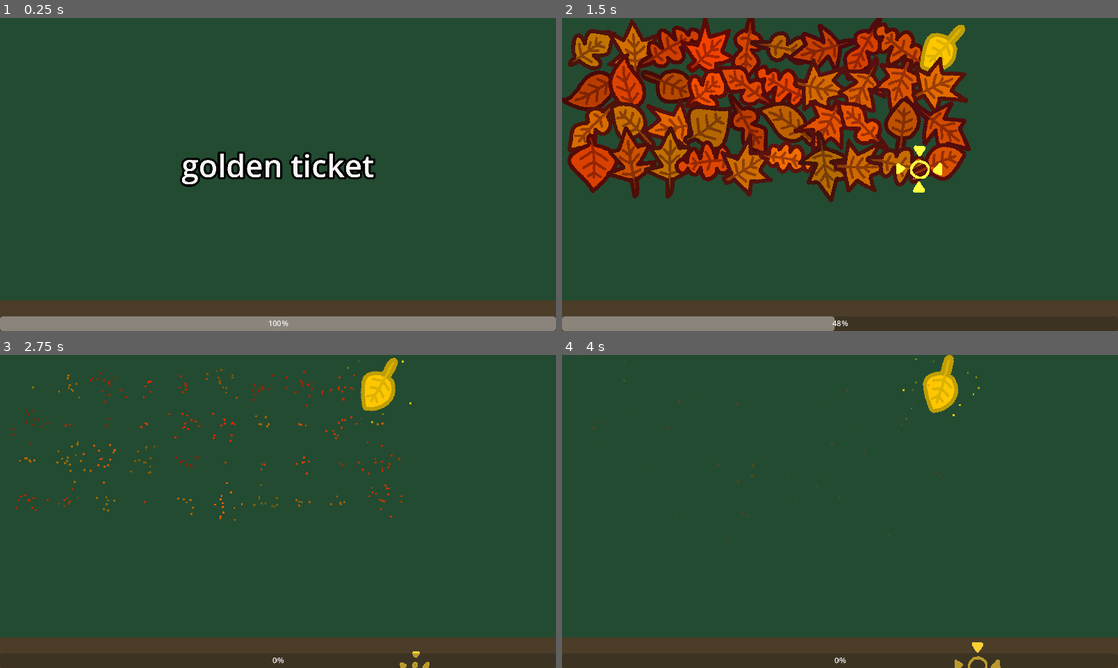
Above: before the commit, frames 1-4 (two rows, left to right).
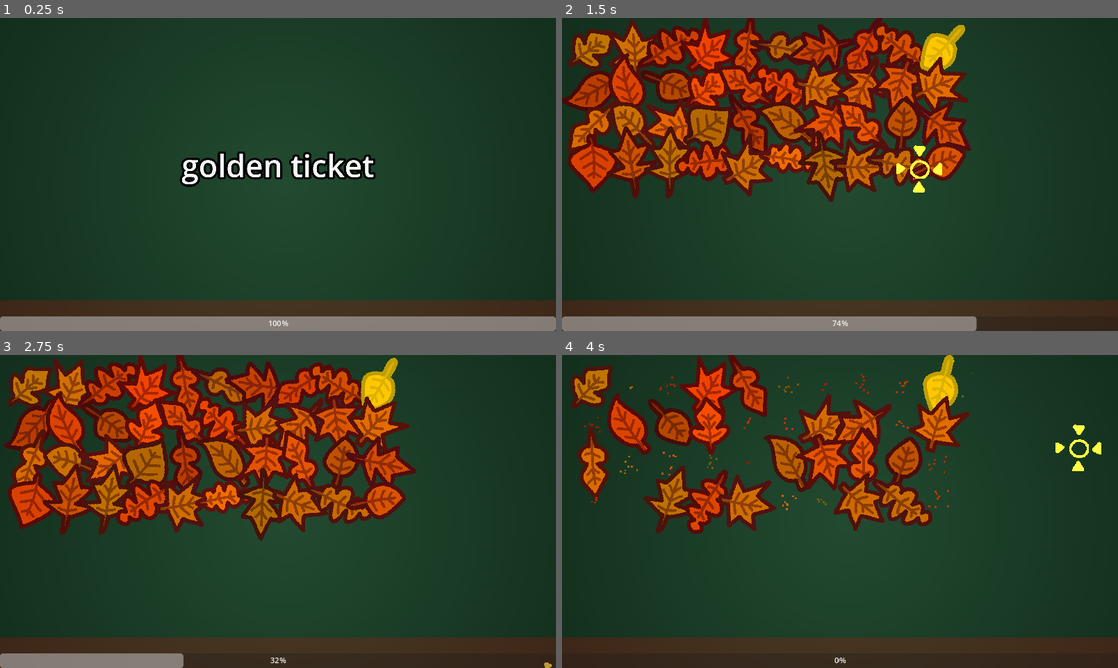
Above: after the commit, the same moments.

Repository: osid54/microgamejam
Game: Godot game, scene res://osid_games/games/goldenLeafGame.tscn
Same seed, same stepped clock (60 frames per second), same inputs: the game is played once before the commit and once after it.
Inputs (mouse positions are in pixels of both pictures, inside the frame that each line leads up to):
- Up to frame 1 (0.25 s): no input
- Up to frame 2 (1.5 s): tap Enter (action) at 0.5, 0.6, 1.35 s; move the mouse to (962, 158) at 0.52 s; hold Right (right) 0.53-1.28 s; click (962, 158) at 0.67 s; move the mouse to (728, 190) at 1.27 s; hold Down (down) from 1.28 s (still down)
- Up to frame 3 (2.75 s): move the mouse to (333, 442) at 2.02 s; release Down (down) at 2.03 s; hold Right (right) from 2.03 s (still down); tap Enter (action) at 2.1 s
- Up to frame 4 (4 s): move the mouse to (812, 574) at 2.77 s; release Right (right) at 2.78 s; hold Up (up) 2.78-3.53 s; tap Enter (action) at 2.85, 3.6 s; click (812, 574) at 2.92 s; move the mouse to (1006, 558) at 3.52 s; hold Left (left) from 3.53 s (still down)

The runs differ from the first frame. In frame 1, 5.0% of the frame differs, in the area x 0-100%, y 0-91%; in frame 2, 5.2%; in frame 3, 35%, in the area x 0-100%, y 0-100%; in frame 4, 21%.

Commit message:
improved particles

Diff:
--- a/osid_games/assets/leaf.tscn
+++ b/osid_games/assets/leaf.tscn
@@ -143,11 +143,10 @@
 
 [node name="deathP" type="GPUParticles2D" parent="."]
 emitting = false
-amount = 16
 process_material = SubResource("ParticleProcessMaterial_pryi2")
 texture = ExtResource("2_lrehs")
 one_shot = true
-explosiveness = 0.5
+explosiveness = 0.79
 randomness = 0.2
 
 [node name="winP" type="GPUParticles2D" parent="."]
--- /dev/null
+++ b/osid_games/games/goldenLeafGame.gdshader
@@ -0,0 +1,174 @@
+shader_type canvas_item;
+const float seed_variation = 0.0;
+varying float elapsed_time;
+
+void vertex() {
+	elapsed_time = TIME;
+}
+
+float dot2(vec2 x) {
+	return dot(x, x);
+}
+
+float rand(vec2 x) {
+    return fract(cos(mod(dot(x, vec2(13.9898, 8.141)), 3.14)) * 43758.5453);
+}
+
+vec2 rand2(vec2 x) {
+    return fract(cos(mod(vec2(dot(x, vec2(13.9898, 8.141)),
+						      dot(x, vec2(3.4562, 17.398))), vec2(3.14))) * 43758.5453);
+}
+
+vec3 rand3(vec2 x) {
+    return fract(cos(mod(vec3(dot(x, vec2(13.9898, 8.141)),
+							  dot(x, vec2(3.4562, 17.398)),
+                              dot(x, vec2(13.254, 5.867))), vec3(3.14))) * 43758.5453);
+}
+
+vec3 rgb2hsv(vec3 c) {
+	vec4 K = vec4(0.0, -1.0 / 3.0, 2.0 / 3.0, -1.0);
+	vec4 p = c.g < c.b ? vec4(c.bg, K.wz) : vec4(c.gb, K.xy);
+	vec4 q = c.r < p.x ? vec4(p.xyw, c.r) : vec4(c.r, p.yzx);
+
+	float d = q.x - min(q.w, q.y);
+	float e = 1.0e-10;
+	return vec3(abs(q.z + (q.w - q.y) / (6.0 * d + e)), d / (q.x + e), q.x);
+}
+
+vec3 hsv2rgb(vec3 c) {
+	vec4 K = vec4(1.0, 2.0 / 3.0, 1.0 / 3.0, 3.0);
+	vec3 p = abs(fract(c.xxx + K.xyz) * 6.0 - K.www);
+	return c.z * mix(K.xxx, clamp(p - K.xxx, 0.0, 1.0), c.y);
+}
+
+float param_rnd(float minimum, float maximum, float seed) {
+	return minimum+(maximum-minimum)*rand(vec2(seed));
+}
+
+float param_rndi(float minimum, float maximum, float seed) {
+	return floor(param_rnd(minimum, maximum + 1.0, seed));
+}float perlin(vec2 uv, vec2 size, int iterations, float persistence, float seed) {
+	vec2 seed2 = rand2(vec2(seed, 1.0-seed));
+	float rv = 0.0;
+	float coef = 1.0;
+	float acc = 0.0;
+	for (int i = 0; i < iterations; ++i) {
+		vec2 step = vec2(1.0)/size;
+		vec2 xy = floor(uv*size);
+		float f0 = rand(seed2+mod(xy, size));
+		float f1 = rand(seed2+mod(xy+vec2(1.0, 0.0), size));
+		float f2 = rand(seed2+mod(xy+vec2(0.0, 1.0), size));
+		float f3 = rand(seed2+mod(xy+vec2(1.0, 1.0), size));
+		vec2 mixval = smoothstep(0.0, 1.0, fract(uv*size));
+		rv += coef * mix(mix(f0, f1, mixval.x), mix(f2, f3, mixval.x), mixval.y);
+		acc += coef;
+		size *= 2.0;
+		coef *= persistence;
+	}
+
+	return rv / acc;
+}
+vec2 scale(vec2 uv, vec2 center, vec2 scale) {
+	uv -= center;
+	uv /= scale;
+	uv += center;
+	return uv;
+}const float p_o9256_cx = 0.000000000;
+const float p_o9256_cy = 0.000000000;
+const float p_o9256_scale_x = 200.000000000;
+const float p_o9256_scale_y = 200.000000000;
+const float p_o9089_offset = 0.500000000;
+const float p_o9257_brightness = 0.000000000;
+const float p_o9257_contrast = 0.800000000;
+const float p_o9255_x = 64.000000000;
+const float p_o9255_y = 64.000000000;
+const float p_o9255_c = 16.000000000;
+const float p_o9255_d = 0.000000000;
+const float p_o9122_angle = 0.000000000;
+const float p_o9122_d = 0.030000000;
+const float p_o9122_a = 0.000000000;
+const float p_o9106_amount = 0.200000000;
+const float p_o9106_eps = 0.100000000;
+const float seed_o9254 = 0.222611755;
+const float p_o9253_brightness = 0.000000000;
+const float p_o9253_contrast = 2.000000000;
+const float seed_o9110 = 0.000000000;
+const float p_o9110_scale_x = 4.000000000;
+const float p_o9110_scale_y = 4.000000000;
+const float p_o9110_iterations = 3.000000000;
+const float p_o9110_persistence = 0.500000000;
+float o9106_input_d(vec2 uv, float _seed_variation_) {
+float o9110_0_1_f = perlin(((uv)-vec2((elapsed_time*.01*param_rnd(-5, 5, (seed_o9254+fract(_seed_variation_))+-0.999990)), (elapsed_time*.01*param_rnd(-5, 5, (seed_o9254+fract(_seed_variation_))+16.000010)))), vec2(p_o9110_scale_x, p_o9110_scale_y), int(p_o9110_iterations), p_o9110_persistence, (seed_o9110+fract(_seed_variation_)));
+vec4 o9253_0_1_rgba = vec4(clamp(vec4(vec3(o9110_0_1_f), 1.0).rgb*p_o9253_contrast+vec3(p_o9253_brightness)+0.5-p_o9253_contrast*0.5, vec3(0.0), vec3(1.0)), vec4(vec3(o9110_0_1_f), 1.0).a);
+vec4 o9254_0_1_rgba = o9253_0_1_rgba;
+
+return (dot((o9254_0_1_rgba).rgb, vec3(1.0))/3.0);
+}
+vec2 o9106_slope(vec2 uv, float epsilon, float _seed_variation_) {
+	return vec2(o9106_input_d(fract(uv+vec2(epsilon, 0.0)), _seed_variation_)-o9106_input_d(fract(uv-vec2(epsilon, 0.0)), _seed_variation_), o9106_input_d(fract(uv+vec2(0.0, epsilon)), _seed_variation_)-o9106_input_d(fract(uv-vec2(0.0, epsilon)), _seed_variation_));
+}const float seed_o9252 = 0.292009175;
+const float p_o9252_scale_x = 16.000000000;
+const float p_o9252_scale_y = 16.000000000;
+const float p_o9252_iterations = 3.000000000;
+const float p_o9252_persistence = 0.500000000;
+float o9122_input_in(vec2 uv, float _seed_variation_) {
+vec2 o9106_0_slope = o9106_slope((uv), p_o9106_eps, _seed_variation_);
+vec2 o9106_0_warp = o9106_0_slope;float o9252_0_1_f = perlin(((uv)+p_o9106_amount*o9106_0_warp), vec2(p_o9252_scale_x, p_o9252_scale_y), int(p_o9252_iterations), p_o9252_persistence, (seed_o9252+fract(_seed_variation_)));
+vec4 o9106_0_1_rgba = vec4(vec3(o9252_0_1_f), 1.0);
+
+return (dot((o9106_0_1_rgba).rgb, vec3(1.0))/3.0);
+}
+const float seed_o9105 = 0.981263161;
+float o9122_input_hm(vec2 uv, float _seed_variation_) {
+float o9110_0_1_f = perlin(((uv)-vec2((elapsed_time*.01*param_rnd(-5, 5, (seed_o9105+fract(_seed_variation_))+-0.999990)), (elapsed_time*.01*param_rnd(-5, 5, (seed_o9105+fract(_seed_variation_))+16.000010)))), vec2(p_o9110_scale_x, p_o9110_scale_y), int(p_o9110_iterations), p_o9110_persistence, (seed_o9110+fract(_seed_variation_)));
+vec4 o9253_0_1_rgba = vec4(clamp(vec4(vec3(o9110_0_1_f), 1.0).rgb*p_o9253_contrast+vec3(p_o9253_brightness)+0.5-p_o9253_contrast*0.5, vec3(0.0), vec3(1.0)), vec4(vec3(o9110_0_1_f), 1.0).a);
+vec4 o9105_0_1_rgba = o9253_0_1_rgba;
+
+return (dot((o9105_0_1_rgba).rgb, vec3(1.0))/3.0);
+}
+vec2 o9122_slope(vec2 uv, float epsilon, float _seed_variation_) {
+	float dx = o9122_input_hm(fract(uv+vec2(epsilon, 0.0)), _seed_variation_)-o9122_input_hm(fract(uv-vec2(epsilon, 0.0)), _seed_variation_);
+	float dy = o9122_input_hm(fract(uv+vec2(0.0, epsilon)), _seed_variation_)-o9122_input_hm(fract(uv-vec2(0.0, epsilon)), _seed_variation_);
+	return cos(p_o9122_angle*0.01745329251)*vec2(dx, dy)+sin(p_o9122_angle*0.01745329251)*vec2(-dy, dx);
+}
+
+float o9122_dilate(vec2 uv, float _seed_variation_) {
+	float e = 1.0/256.000000000;
+	float v = 0.0;
+	for (float x = 0.0; x <= p_o9122_d; x += e) {
+		v = max(v, o9122_input_in(fract(uv), _seed_variation_)*(1.0-x/p_o9122_d*p_o9122_a));
+		vec2 delta = o9122_slope(uv, 0.0001, _seed_variation_);
+		uv += e*normalize(delta);
+	}
+	return v;
+}const float p_o138867_repeat = 1.000000000;
+const float p_o138867_rotate = 0.000000000;
+const float p_o138867_gradient_0_pos = 0.000000000;
+const vec4 p_o138867_gradient_0_col = vec4(0.003921569, 0.058823530, 0.003921569, 1.000000000);
+const float p_o138867_gradient_1_pos = 0.595819991;
+const vec4 p_o138867_gradient_1_col = vec4(0.035294119, 0.164705887, 0.035294119, 1.000000000);
+const float p_o138867_gradient_2_pos = 1.000000000;
+const vec4 p_o138867_gradient_2_col = vec4(0.043137256, 0.282352954, 0.043137256, 1.000000000);
+vec4 o138867_gradient_gradient_fct(float x) {
+  if (x < p_o138867_gradient_0_pos) {
+    return p_o138867_gradient_0_col;
+  } else if (x < p_o138867_gradient_1_pos) {
+    return mix(p_o138867_gradient_0_col, p_o138867_gradient_1_col, ((x-p_o138867_gradient_0_pos)/(p_o138867_gradient_1_pos-p_o138867_gradient_0_pos)));
+  } else if (x < p_o138867_gradient_2_pos) {
+    return mix(p_o138867_gradient_1_col, p_o138867_gradient_2_col, ((x-p_o138867_gradient_1_pos)/(p_o138867_gradient_2_pos-p_o138867_gradient_1_pos)));
+  }
+  return p_o138867_gradient_2_col;
+}
+
+void fragment() {
+float _seed_variation_ = seed_variation;
+vec2 o9255_0_uv = floor(((scale((UV), vec2(0.5+p_o9256_cx, 0.5+p_o9256_cy), vec2(p_o9256_scale_x, p_o9256_scale_y)))*vec2(p_o9255_x, p_o9255_y)))+vec2(0.5);
+vec3 o9255_0_dither = fract(vec3(dot(vec2(171.0, 231.0), o9255_0_uv))/vec3(103.0, 71.0, 97.0));
+float o9122_0_1_f = o9122_dilate((o9255_0_uv/vec2(p_o9255_x, p_o9255_y)), _seed_variation_);
+vec3 o9255_0_1_rgb = floor(vec3(o9122_0_1_f)*p_o9255_c+p_o9255_d*(o9255_0_dither-vec3(0.5)))/p_o9255_c;
+vec4 o9257_0_1_rgba = vec4(clamp(vec4(o9255_0_1_rgb, 1.0).rgb*p_o9257_contrast+vec3(p_o9257_brightness)+0.5-p_o9257_contrast*0.5, vec3(0.0), vec3(1.0)), vec4(o9255_0_1_rgb, 1.0).a);
+float o138867_0_r = 0.5+(cos(p_o138867_rotate*0.01745329251)*((vec2((dot((o9257_0_1_rgba).rgb, vec3(1.0))/3.0), p_o9089_offset)).x-0.5)+sin(p_o138867_rotate*0.01745329251)*((vec2((dot((o9257_0_1_rgba).rgb, vec3(1.0))/3.0), p_o9089_offset)).y-0.5))/(cos(abs(mod(p_o138867_rotate, 90.0)-45.0)*0.01745329251)*1.41421356237);vec4 o138867_0_1_rgba = o138867_gradient_gradient_fct(fract(o138867_0_r*p_o138867_repeat));
+vec4 o9089_0_1_rgba = o138867_0_1_rgba;
+vec4 o9256_0_1_rgba = o9089_0_1_rgba;
+COLOR = o9256_0_1_rgba;
+}
--- a/osid_games/games/goldenLeafGame.tscn
+++ b/osid_games/games/goldenLeafGame.tscn
@@ -1,9 +1,19 @@
-[gd_scene load_steps=5 format=3 uid="uid://s05e2y66ti2n"]
+[gd_scene load_steps=7 format=3 uid="uid://cuxlfopc1ohp8"]
 
 [ext_resource type="PackedScene" uid="uid://cdh430445qvyh" path="res://Microgame.tscn" id="1_sh0ec"]
 [ext_resource type="Script" path="res://osid_games/games/goldenLeafGame.gd" id="2_y1bf5"]
 [ext_resource type="PackedScene" uid="uid://t0vpxbfp7cp5" path="res://osid_games/assets/leaf.tscn" id="3_b27f2"]
 [ext_resource type="PackedScene" uid="uid://ej05ki8j1n5d" path="res://osid_games/assets/selector.tscn" id="4_6fy3h"]
+
+[sub_resource type="Gradient" id="Gradient_xx856"]
+colors = PackedColorArray(0.137255, 0.294118, 0.192157, 1, 0.0627451, 0.160784, 0.0980392, 1)
+
+[sub_resource type="GradientTexture2D" id="GradientTexture2D_kcxxe"]
+gradient = SubResource("Gradient_xx856")
+width = 128
+height = 128
+fill = 1
+fill_from = Vector2(0.512195, 0.518293)
 
 [node name="goldenLeafGame" instance=ExtResource("1_sh0ec")]
 script = ExtResource("2_y1bf5")
@@ -12,7 +22,17 @@
 [node name="CanvasLayer" type="CanvasLayer" parent="." index="0"]
 layer = -1
 
-[node name="ColorRect" type="ColorRect" parent="CanvasLayer" index="0"]
+[node name="TextureRect" type="TextureRect" parent="CanvasLayer" index="0"]
+anchors_preset = 15
+anchor_right = 1.0
+anchor_bottom = 1.0
+grow_horizontal = 2
+grow_vertical = 2
+texture = SubResource("GradientTexture2D_kcxxe")
+stretch_mode = 6
+
+[node name="ColorRect" type="ColorRect" parent="CanvasLayer" index="1"]
+visible = false
 anchors_preset = 15
 anchor_right = 1.0
 anchor_bottom = 1.0
@@ -26,7 +46,7 @@
 
 [node name="MicrogameTimer" parent="." index="2"]
 min_time = 1.5
-max_time = 1.5
+max_time = 3.0
 
 [node name="ActionLabel" parent="MicrogameOverlay/Control" index="2"]
 text = "golden ticket"
